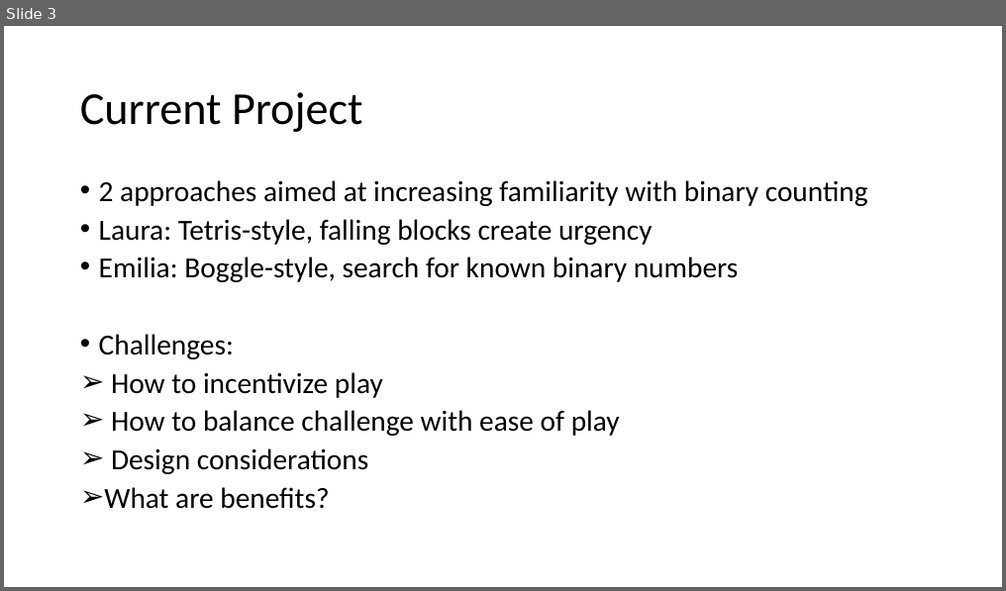
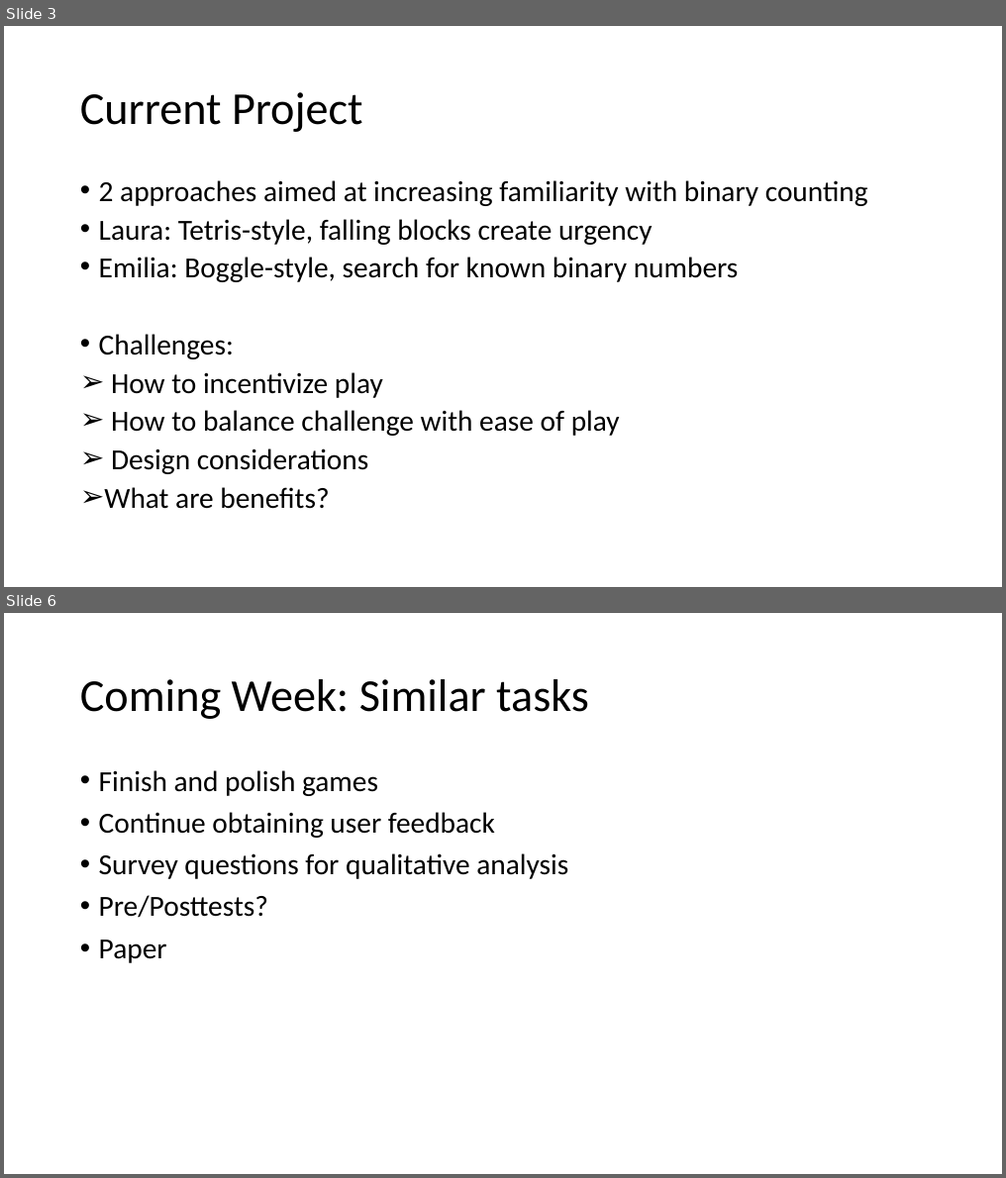
Before and after one commit to lvonessen/cse510-binaryproject, a slide deck: BinaryGames.pptx. Shown one above the other, each under a label of ours: slide 3 before the commit, slides 3 and 6 after it; the slides between them are not shown. The pictures are 1006x591 and 1006x1178 pixels, drawn with LibreOffice and Linux fonts; fonts in the diff are those of the drawing. Boxes give left, top, right and bottom in pixels: in the first picture for what was removed or moved away, otherwise in the second. Text is boxed around its words. In the diff, an @@ line names an element or a change of style, - is before the commit and + after.

```diff
--- a/BinaryGames.pptx
+++ b/BinaryGames.pptx
@@ slide 6 added at [4,613,1002,1174], background #FFFFFF @@
@@ title added at [80,679,589,719], 44 pt, text #000000 @@
+Coming Week: Similar tasks
@@ text added at [99,770,568,963], 28 pt, text #000000 @@
+• Finish and polish games
+• Continue obtaining user feedback
+• Survey questions for qualitative analysis
+• Pre/Posttests?
+• Paper
```
Also in this commit, not shown: 2 other slides added.
